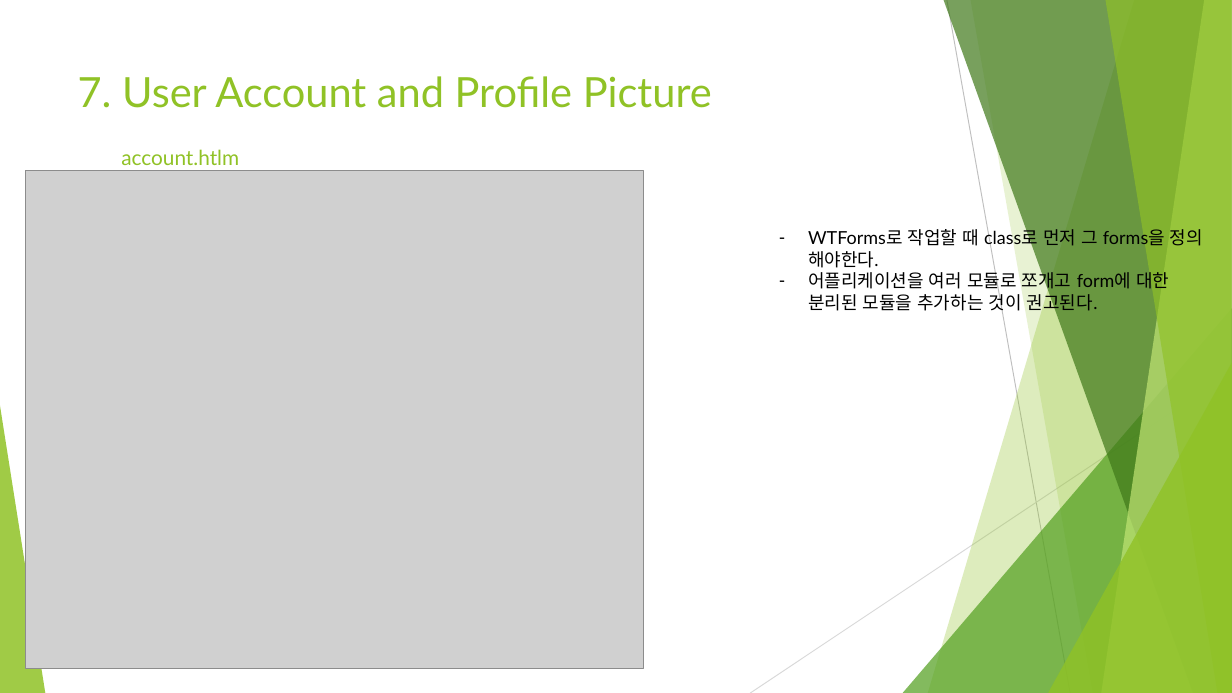
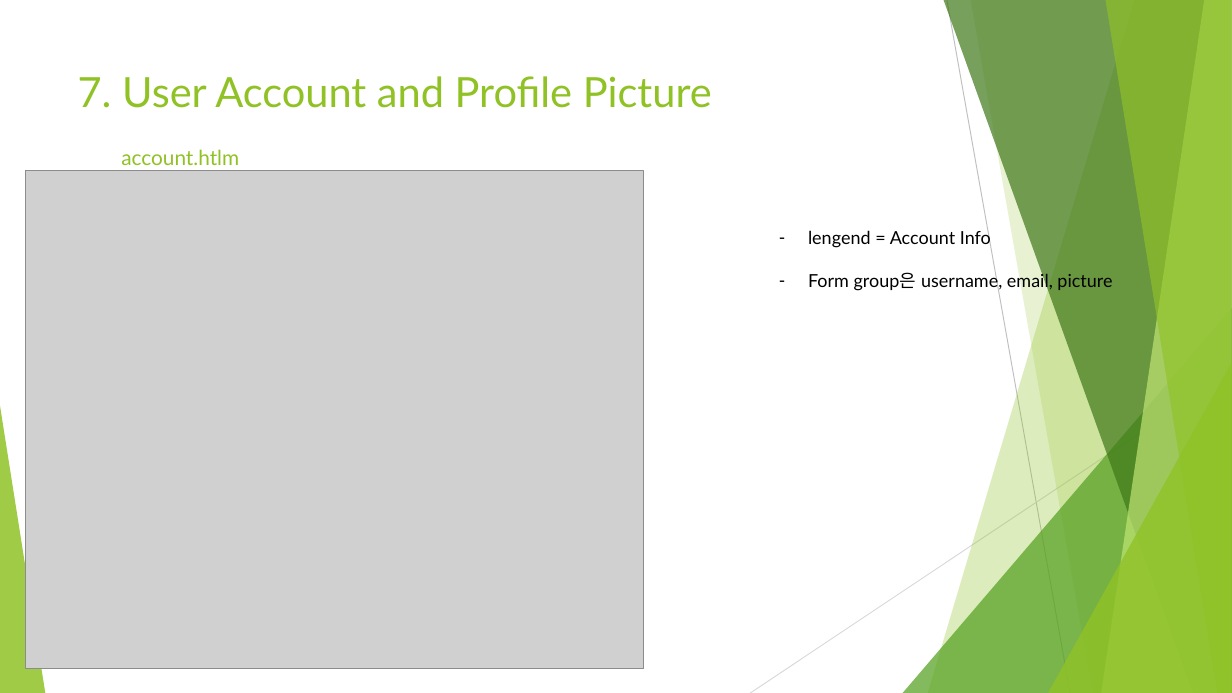
Before and after one commit to Heechul90/Flask, a slide deck: slide 8 of Study/07. User Account and Profile Picture/User Account and Profile Picture.pptx (slide 7 before the commit). Drawn at 1232x693 pixels with LibreOffice and Linux fonts; fonts in the diff are those of the drawing; grey boxes stand for pictures. Boxes give left, top, right and bottom in pixels: in the first picture for what was removed or moved away, otherwise in the second. Text is boxed around its words. In the diff, an @@ line names an element or a change of style, - is before the commit and + after.

Commit message:
profile pictures

```diff
--- a/Study/07. User Account and Profile Picture/User Account and Profile Picture.pptx
+++ b/Study/07. User Account and Profile Picture/User Account and Profile Picture.pptx
@@ text removed at [808, 229, 1203, 314] @@
-– WTForms로 작업할 때 class로 먼저 그 forms을 정의 해야한다.
-– 어플리케이션을 여러 모듈로 쪼개고 form에 대한 분리된 모듈을 추가하는 것이 권고된다.
@@ text added at [808, 229, 1112, 292], 14 pt, text #000000 @@
+– lengend = Account Info
+– Form group은 username, email, picture
```
Also in this commit, not shown: 3 other slides changed, 2 slides added, 3 slides removed, 5 other files.
